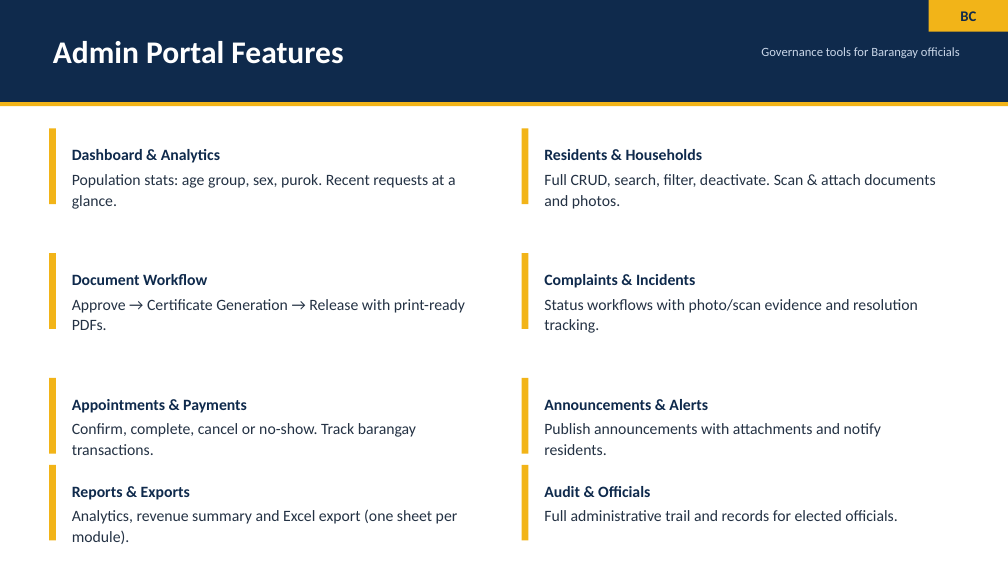
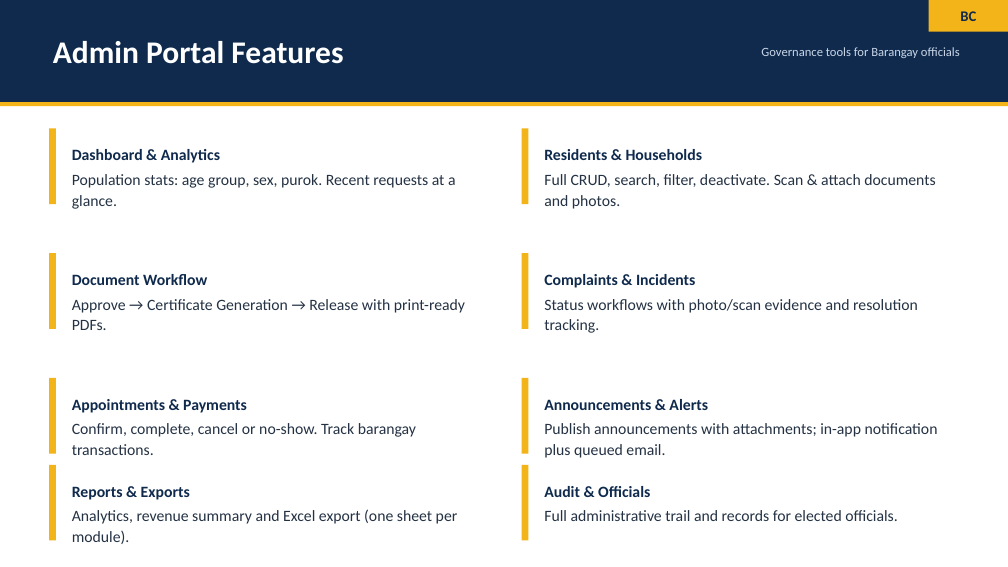
Before and after one commit to FENRIR315/BarangayConnect-system-roadmap-planning, a slide deck: slide 4 of BarangayConnect_Presentation.pptx. Drawn at 1008x567 pixels with LibreOffice and Linux fonts; fonts in the diff are those of the drawing. Boxes give left, top, right and bottom in pixels: in the first picture for what was removed or moved away, otherwise in the second. Text is boxed around its words. In the diff, an @@ line names an element or a change of style, - is before the commit and + after.

Commit message:
feat(auth): barangay-issued resident accounts with optional email notifications
- Replace public self-signup and email OTP with a staff-only create-account action. Barangay office issues logins (Add Resident / Create Login), sets the initial password; accounts are active immediately with no verification or approval queue.
- Remove signup and accounts-approval pages and their proxy/public path entries.
- Add queued SMTP notifications (nodemailer) with an offline mode when SMTP_PASS is unset; drained by instrumentation every 30s.
- Apply migration 20260911 (email_queue, notifications, users fields) and document the new account model in README.
- Ship the updated 10-slide client presentation deck.

```diff
--- a/BarangayConnect_Presentation.pptx
+++ b/BarangayConnect_Presentation.pptx
@@ text at (544,423,938,458): text changed @@
-Publish announcements with attachments and notify residents.
+Publish announcements with attachments; in-app notification plus queued email.
```
Also in this commit, not shown: 4 other slides changed, 2 slides added, 19 other files.
